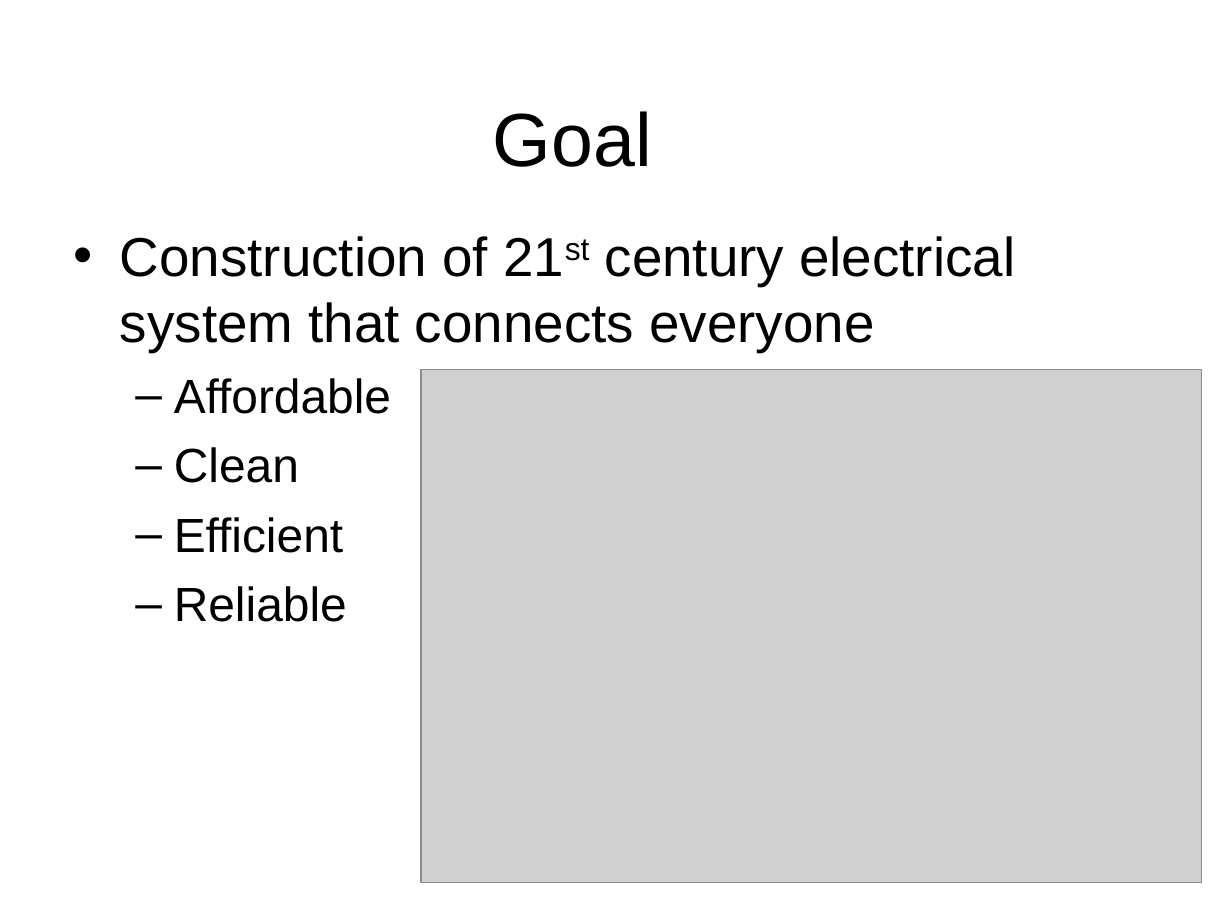
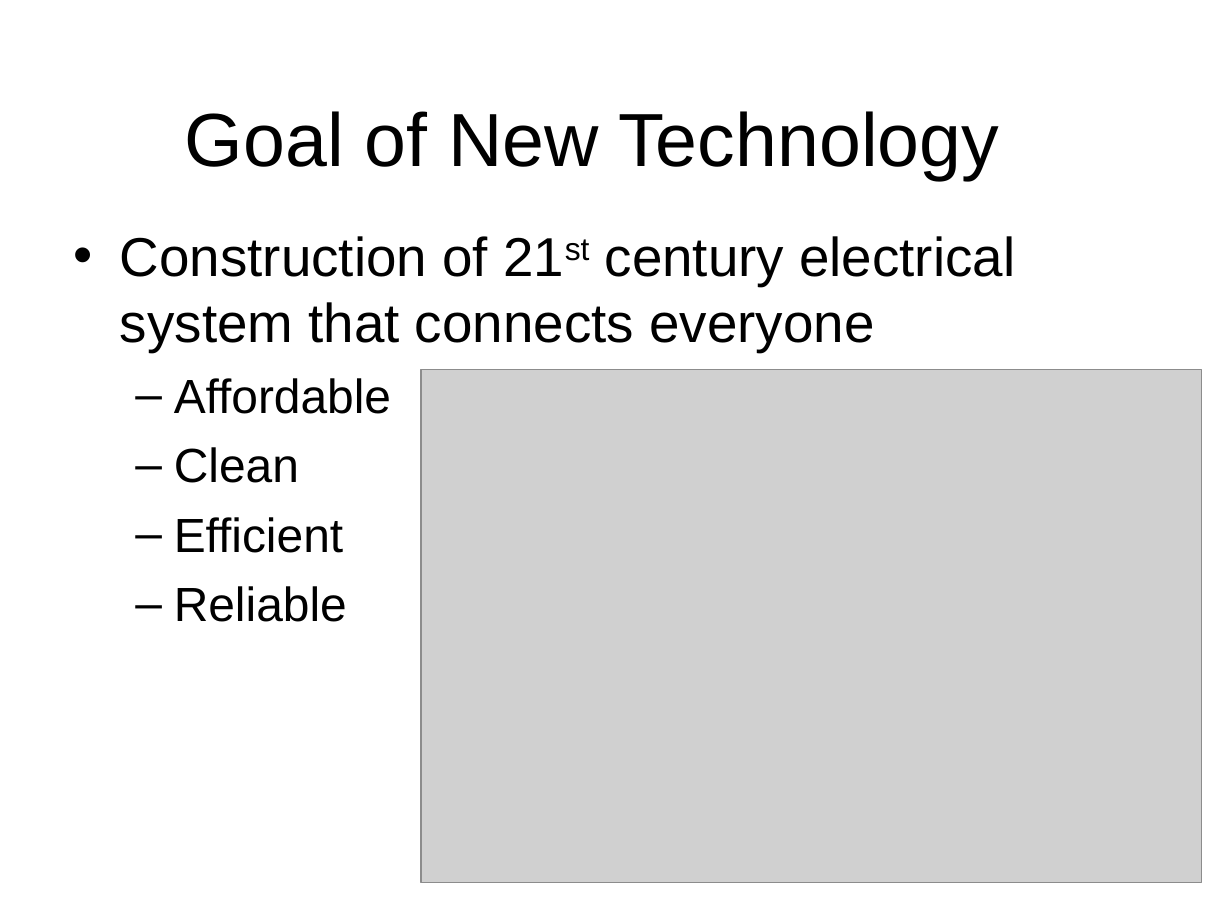
Before and after one commit to gridlab-d/course, a slide deck: slide 6 of 1.0 - Why GridLAB-D.pps. Drawn at 1232x924 pixels with LibreOffice and Linux fonts; fonts in the diff are those of the drawing; grey boxes stand for pictures; background and template pictures are left out. Boxes give left, top, right and bottom in pixels: in the first picture for what was removed or moved away, otherwise in the second. Text is boxed around its words. In the diff, an @@ line names an element or a change of style, - is before the commit and + after.

```diff
--- a/1.0 - Why GridLAB-D.pps
+++ b/1.0 - Why GridLAB-D.pps
@@ title at [185,111,999,180]: text changed @@
-Goal
+Goal of New Technology
```
Also in this commit, not shown: 1 other slide changed.
